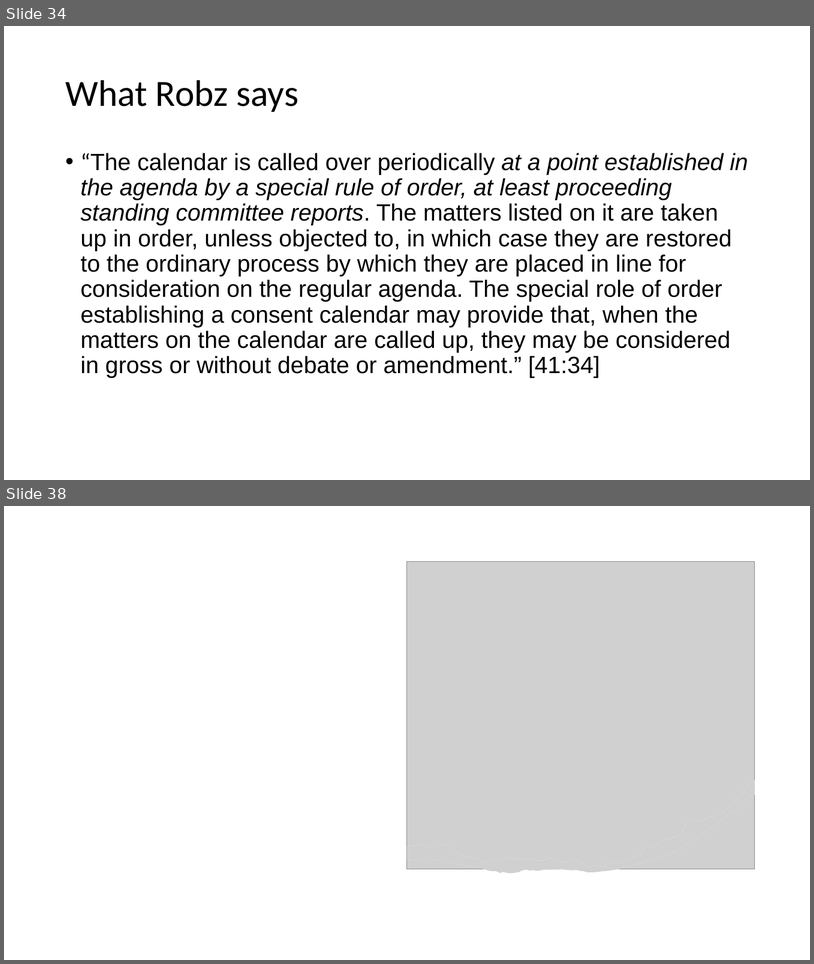
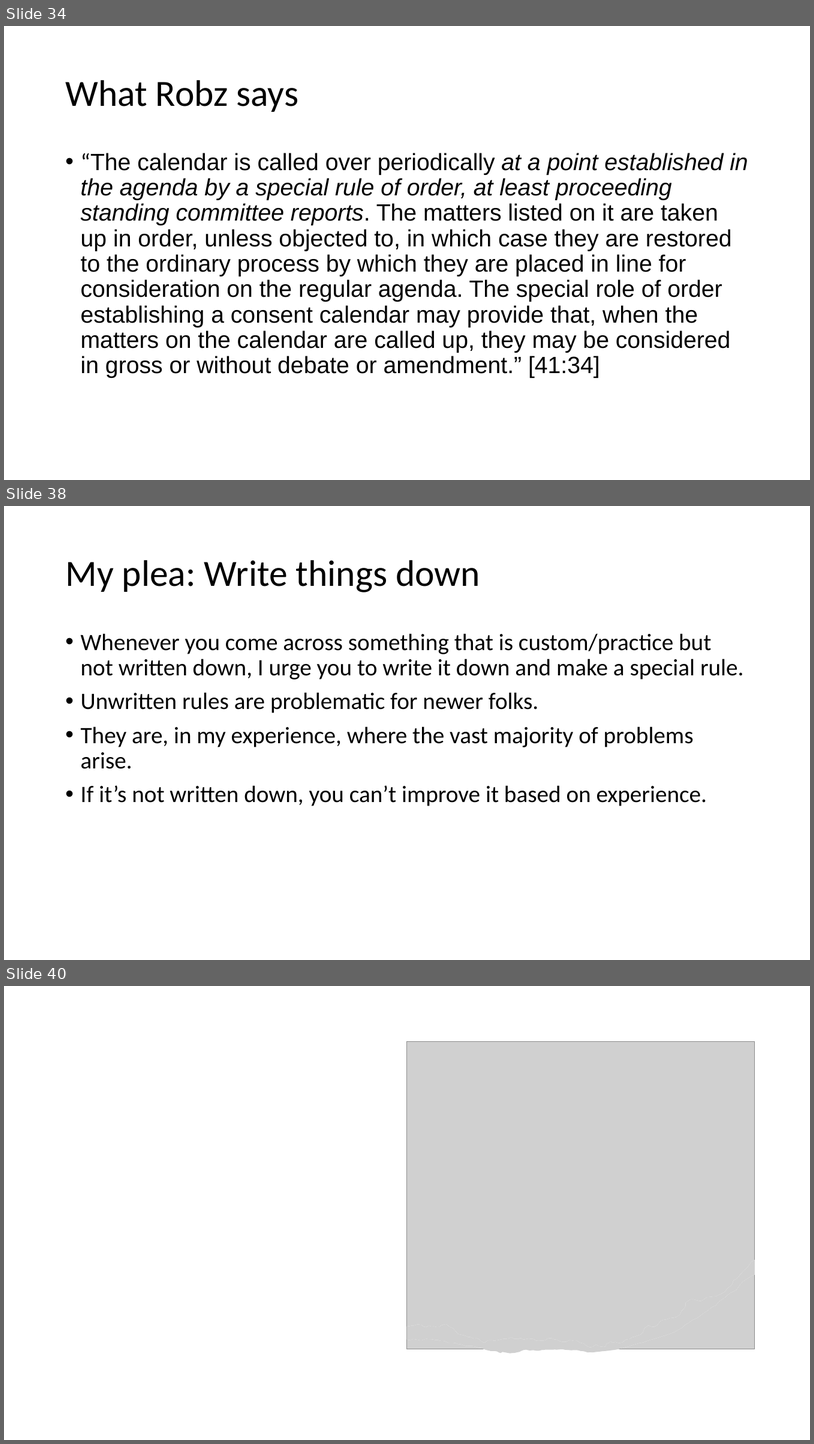
Before and after one commit to AdamSwenson/parliamentary-procedure-explainers, a slide deck: chico-specific/Chico presentation.pptx. Shown one above the other, each under a label of ours: slides 34 and 38 before the commit, slides 34, 38 and 40 after it; the slides between them are not shown. The pictures are 814x964 and 814x1444 pixels, drawn with LibreOffice and Linux fonts; fonts in the diff are those of the drawing; grey boxes stand for pictures. Boxes give left, top, right and bottom in pixels: in the first picture for what was removed or moved away, otherwise in the second. Text is boxed around its words. In the diff, an @@ line names an element or a change of style, - is before the commit and + after.

```diff
--- a/chico-specific/Chico presentation.pptx
+++ b/chico-specific/Chico presentation.pptx
@@ slide 38 added at (4,506,810,960), background #FFFFFF @@
@@ title added at (65,560,480,592), 44 pt, text #000000 @@
+My plea: Write things down
@@ text added at (81,633,744,806), 28 pt, text #000000 @@
+• Whenever you come across something that is custom/practice but not written down, I urge you to write it down and make a special rule.
+• Unwritten rules are problematic for newer folks.
+• They are, in my experience, where the vast majority of problems arise.
+• If it’s not written down, you can’t improve it based on experience.
@@ what was slide 38 is now slide 40 @@
```
Also in this commit, not shown: 4 slides changed, 1 other slide added, 1 other file.
